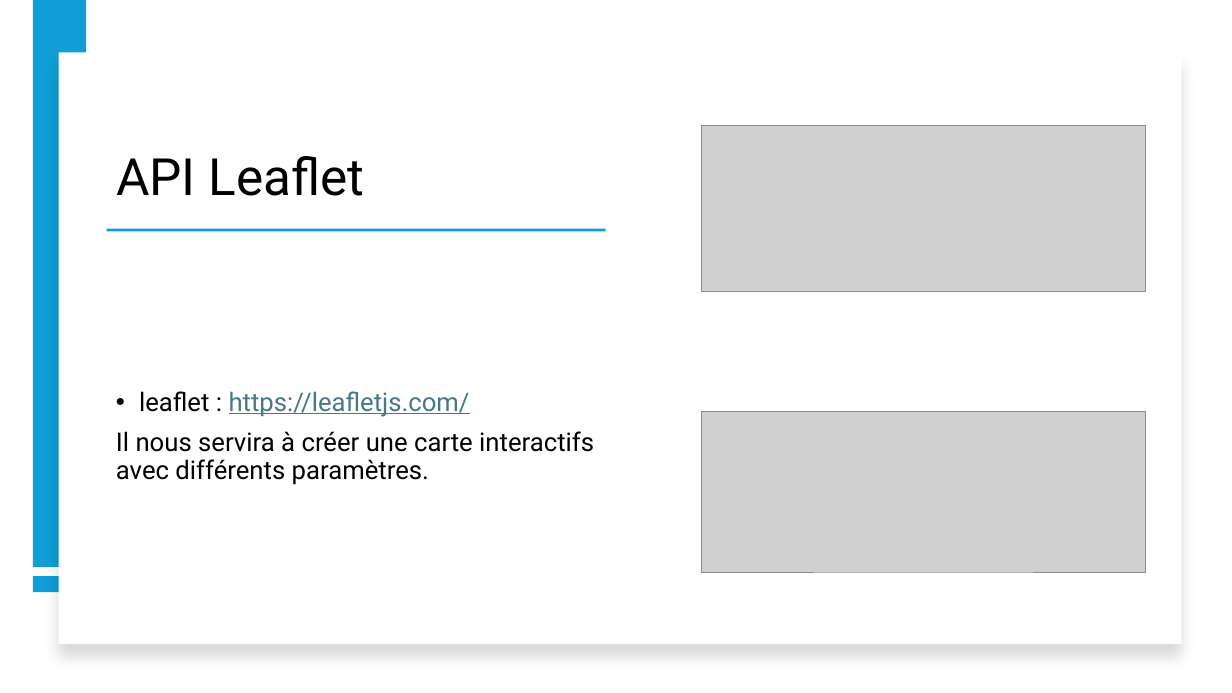
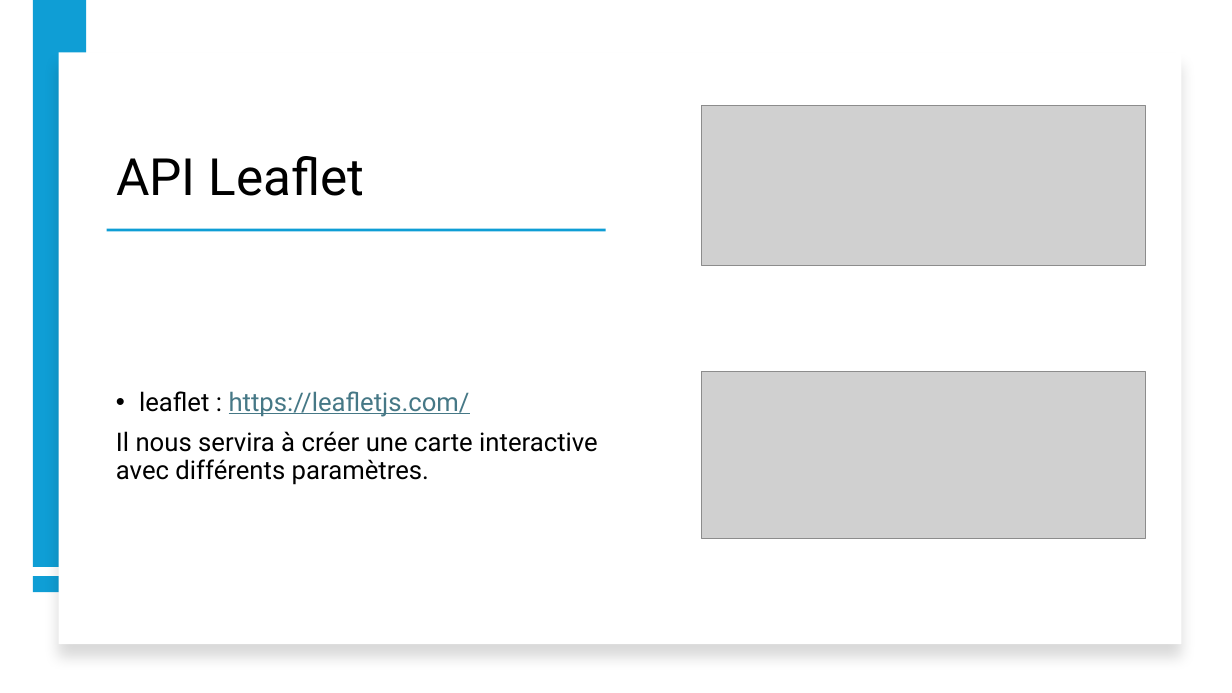
Before and after one commit to Deathur/MapsJS, a slide deck: slide 3 of Présentation Projet.pptx. Drawn at 1232x693 pixels with LibreOffice and Linux fonts; fonts in the diff are those of the drawing; grey boxes stand for pictures. Boxes give left, top, right and bottom in pixels: in the first picture for what was removed or moved away, otherwise in the second. Text is boxed around its words. In the diff, an @@ line names an element or a change of style, - is before the commit and + after.

```diff
--- a/Présentation Projet.pptx
+++ b/Présentation Projet.pptx
@@ picture: place and size @@
-picture at <box>702,411,1146,572</box>
+picture at <box>702,105,1146,266</box>
@@ picture: place and size @@
-picture at <box>702,126,1146,292</box>
+picture at <box>702,372,1146,538</box>
@@ text at <box>116,431,598,485</box>: text changed @@
-Il nous servira à créer une carte interactifs avec différents paramètres.
+Il nous servira à créer une carte interactive avec différents paramètres.
```
Also in this commit, not shown: 2 other slides changed.
